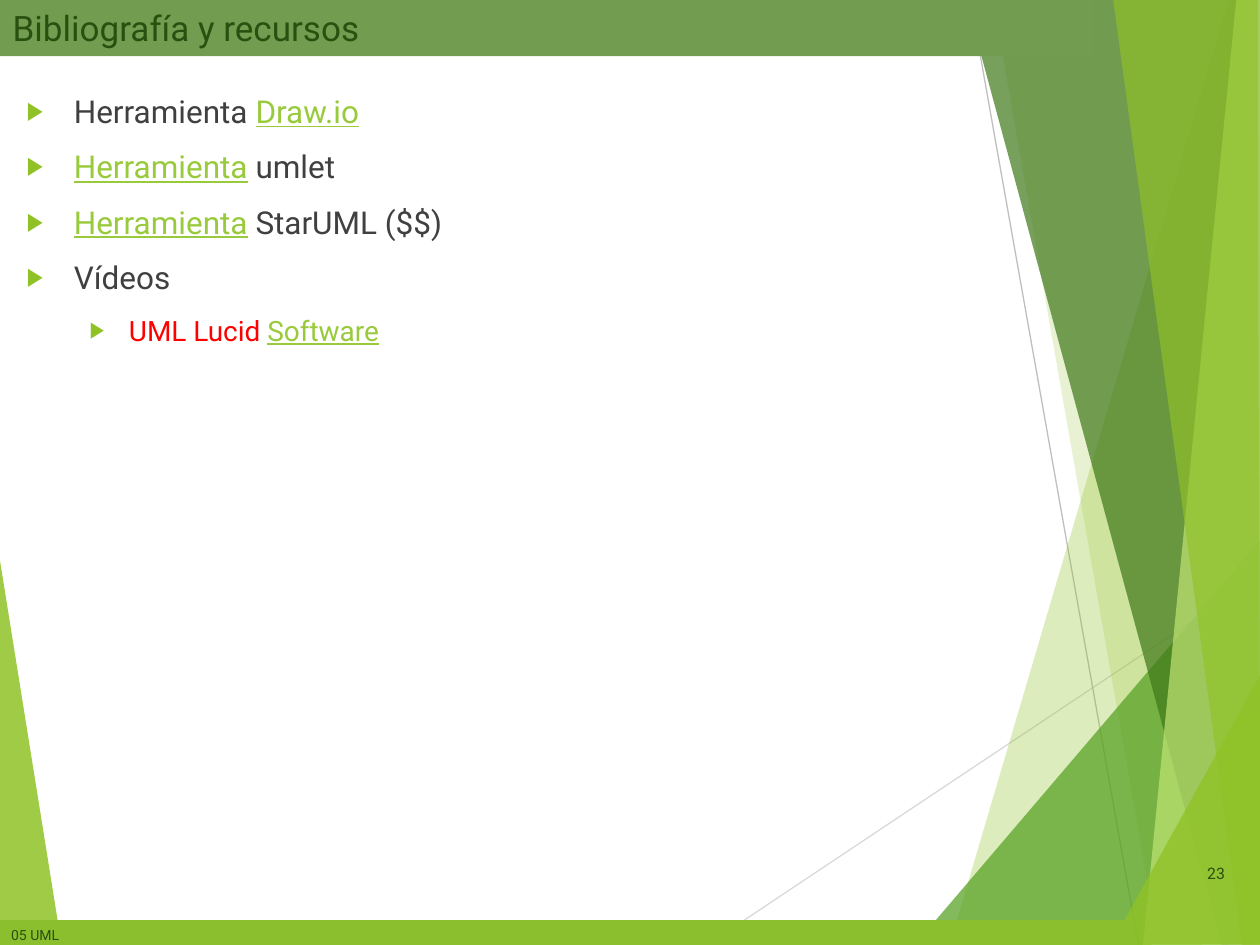
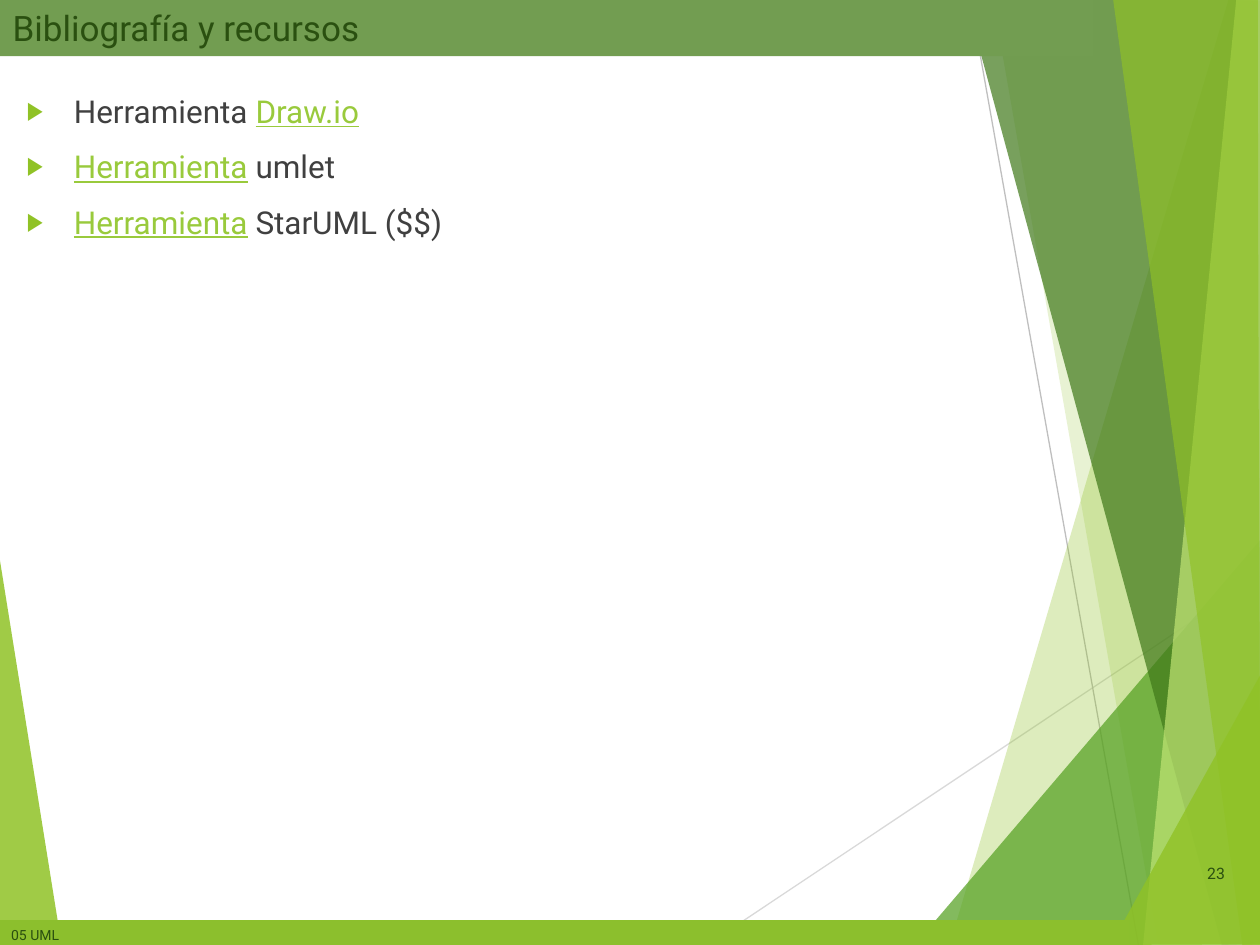
Before and after one commit to miGUITel/ED, a slide deck: slide 23 of 00 PRESENTACIONES compartida alumnos/ED05 - UML Diagramas de clases.pptx. Drawn at 1260x945 pixels with LibreOffice and Linux fonts; fonts in the diff are those of the drawing; background and template pictures are left out. Boxes give left, top, right and bottom in pixels: in the first picture for what was removed or moved away, otherwise in the second. Text is boxed around its words. In the diff, an @@ line names an element or a change of style, - is before the commit and + after.

```diff
--- a/00 PRESENTACIONES compartida alumnos/ED05 - UML Diagramas de clases.pptx
+++ b/00 PRESENTACIONES compartida alumnos/ED05 - UML Diagramas de clases.pptx
@@ text at bbox=[74, 265, 378, 345]: paragraphs removed @@
-▶ Vídeos
-  ▶ UML Lucid Software
```
Also in this commit, not shown: 3 other slides changed, 5 other files.
